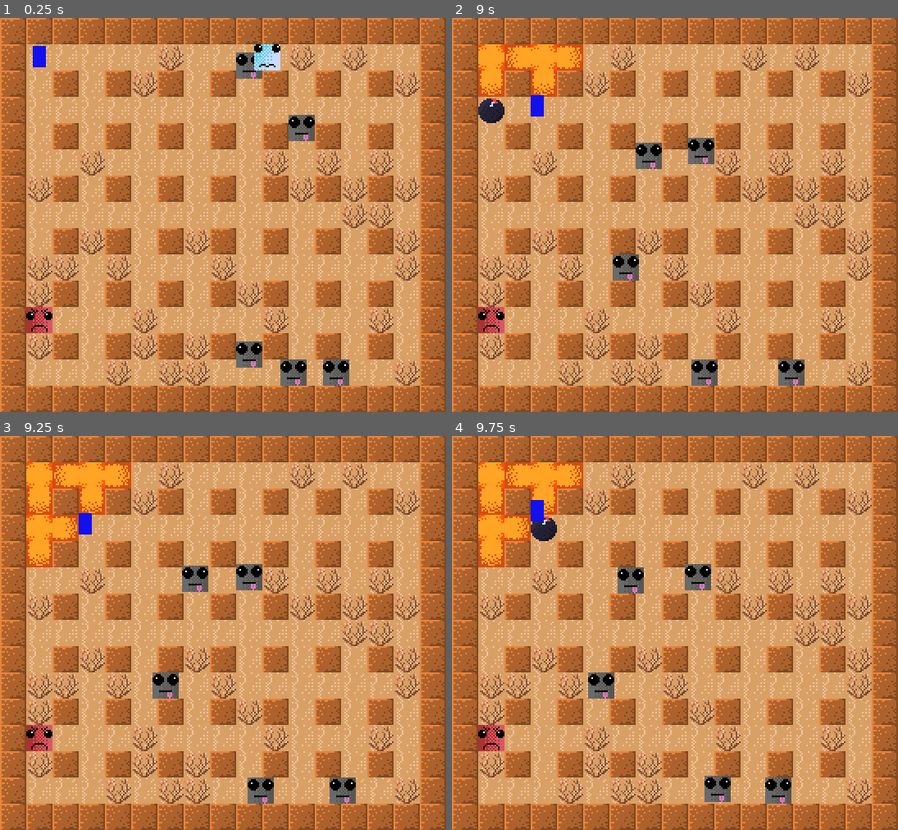
Above: before the commit, frames 1-4 (two rows, left to right).
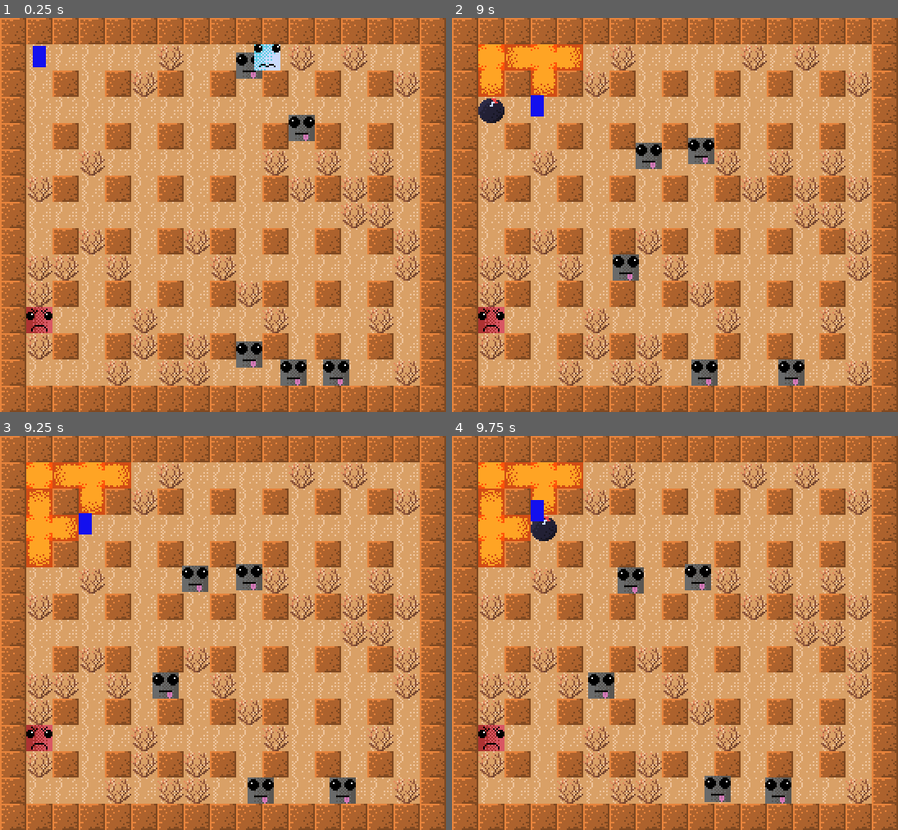
Above: after the commit, the same moments.

Repository: adrianofelix019/bomberman-clone
Game: Godot game, scene res://scenes/main_game.tscn
Two runs of this game, one before a commit and one after it. Both use one fixed random seed, a clock stepped at 60 frames per second and the inputs below.
Inputs:
- Up to frame 1 (0.25 s): no input
- Up to frame 2 (9 s): hold Right (ui_right) 0.53-1.28 s; hold K (place_bomb) 0.53-1.28 s; hold Down (ui_down) 1.28-2.03 s; tap K (place_bomb) every 1.5 s from 1.35 to 8.85 s; hold Right (ui_right) 2.03-2.78 s; hold K (place_bomb) 2.03-2.78 s; hold Up (ui_up) 2.78-3.53 s; hold K (place_bomb) 3.53-4.28 s; hold Left (ui_left) 3.53-5.03 s; hold Down (ui_down) 5.03-5.78 s; hold K (place_bomb) 5.03-5.78 s; hold Right (ui_right) 5.78-6.53 s; hold Up (ui_up) 6.53-7.28 s; hold K (place_bomb) 6.53-7.28 s; hold Right (ui_right) 7.28-8.03 s; hold Down (ui_down) 8.03-8.78 s; hold K (place_bomb) 8.03-8.78 s; hold Left (ui_left) from 8.78 s (still down)
- Up to frame 3 (9.25 s): keep holding Left (ui_left)
- Up to frame 4 (9.75 s): release Left (ui_left) at 9.53 s; hold Up (ui_up) from 9.53 s (still down); hold K (place_bomb) from 9.53 s (still down)

Frames 1-2 are identical in both runs. In frame 3, 0.2% of the frame differs, in the area x 6-12%, y 13-20%; in frame 4, 0.2%.

Commit message:
fix explosion sprites directions

Diff:
--- a/scripts/explosion.gd
+++ b/scripts/explosion.gd
@@ -44,11 +44,13 @@
 
 	if cell == origin:
 		current_sprite.texture = center_texture
+		current_sprite.rotation = 0.0
 	else:
 		var direction := Vector2i(
 			sign(cell.x - origin.x),
 			sign(cell.y - origin.y)
 		)
+
 		var next_cell := cell + direction
 		var is_tip := not visible_cells.has(next_cell)
 
@@ -58,8 +60,10 @@
 		else:
 			current_sprite.texture = horizontal_texture
 
-		if direction.y != 0:
-			current_sprite.rotation = PI / 2.0
+			if direction.y != 0:
+				current_sprite.rotation_degrees = 90
+			else:
+				current_sprite.rotation_degrees = 0
 
 	get_parent().add_child(new_explosion)
 
